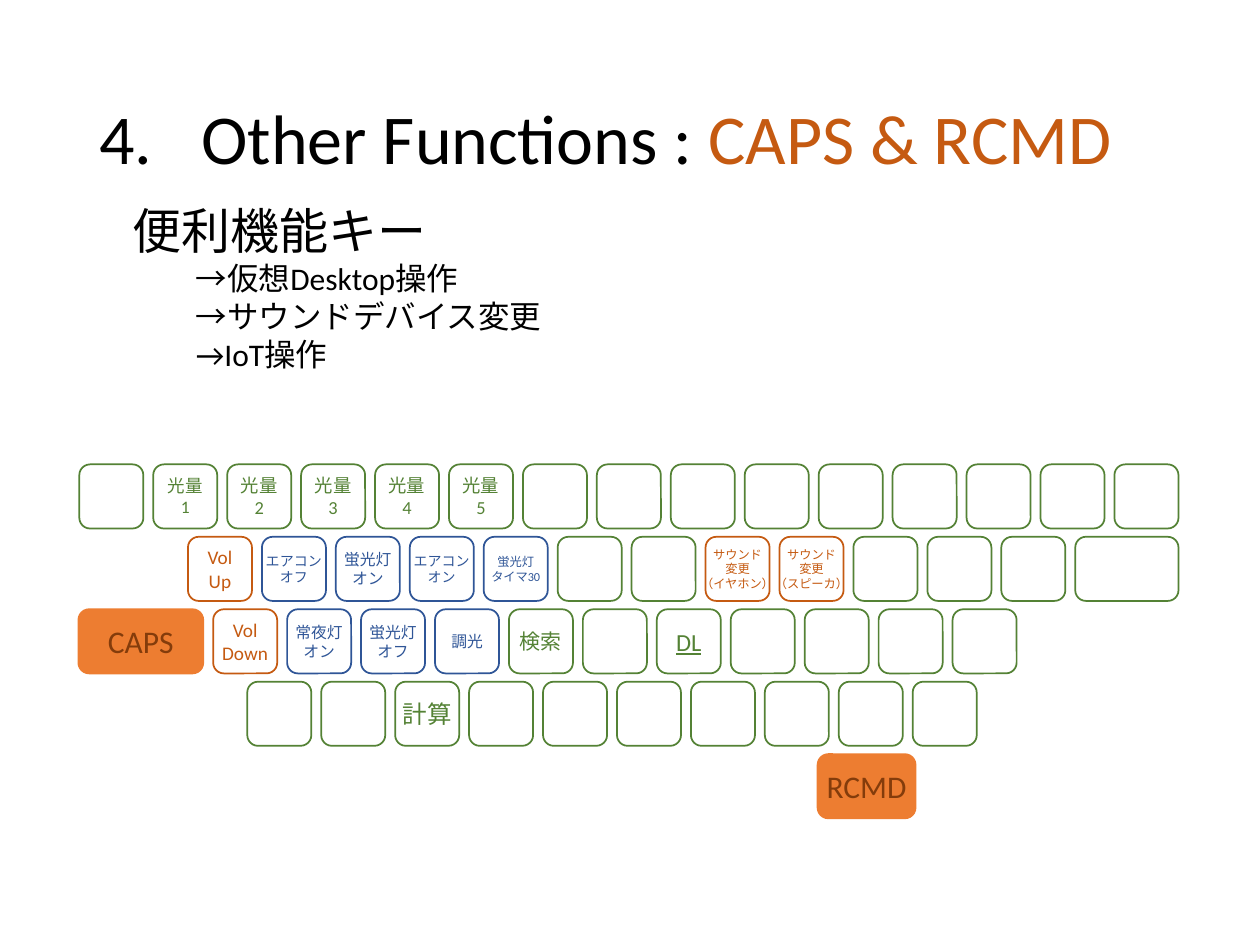
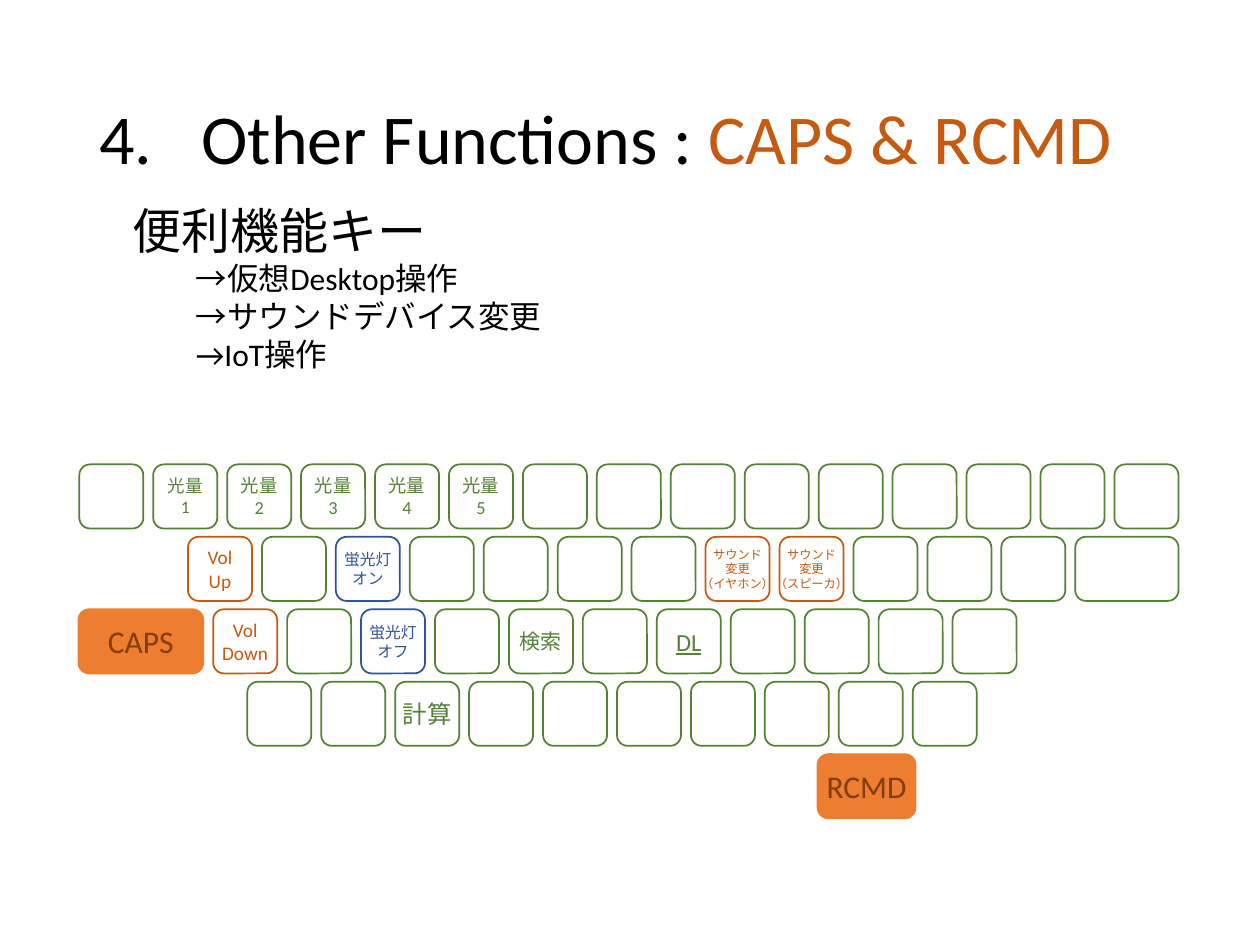
Before and after one commit to ittooo66/myAHK, a slide deck: slide 8 of MANUAL.pptx. Drawn at 1260x945 pixels with LibreOffice and Linux fonts; fonts in the diff are those of the drawing. Boxes give left, top, right and bottom in pixels: in the first picture for what was removed or moved away, otherwise in the second. Text is boxed around its words. In the diff, an @@ line names an element or a change of style, - is before the commit and + after.

```diff
--- a/MANUAL.pptx
+++ b/MANUAL.pptx
@@ text in rounded rectangle at [266,556,322,583]: text removed @@
-エアコン
-オフ
@@ text in rounded rectangle at [414,556,470,583]: text removed @@
-エアコン
-オン
@@ text in rounded rectangle at [491,555,540,582]: text removed @@
-蛍光灯
-タイマ30
@@ text in rounded rectangle at [295,624,342,658]: text removed @@
-常夜灯
-オン
@@ outline #2F5597 1 pt to #548235 1 pt in 5 elements at [262,537,326,601], [410,537,474,601], [484,537,548,601], [287,610,352,674], [435,610,499,674] @@
@@ text in rounded rectangle at [451,634,483,649]: text removed @@
-調光
```
Also in this commit, not shown: 3 other slides changed, 3 other files.
